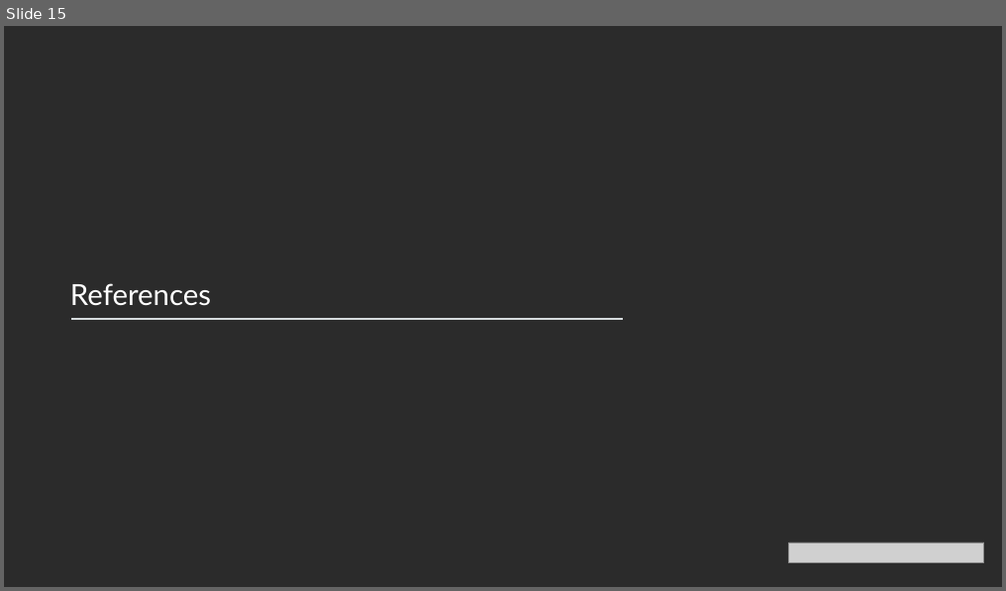
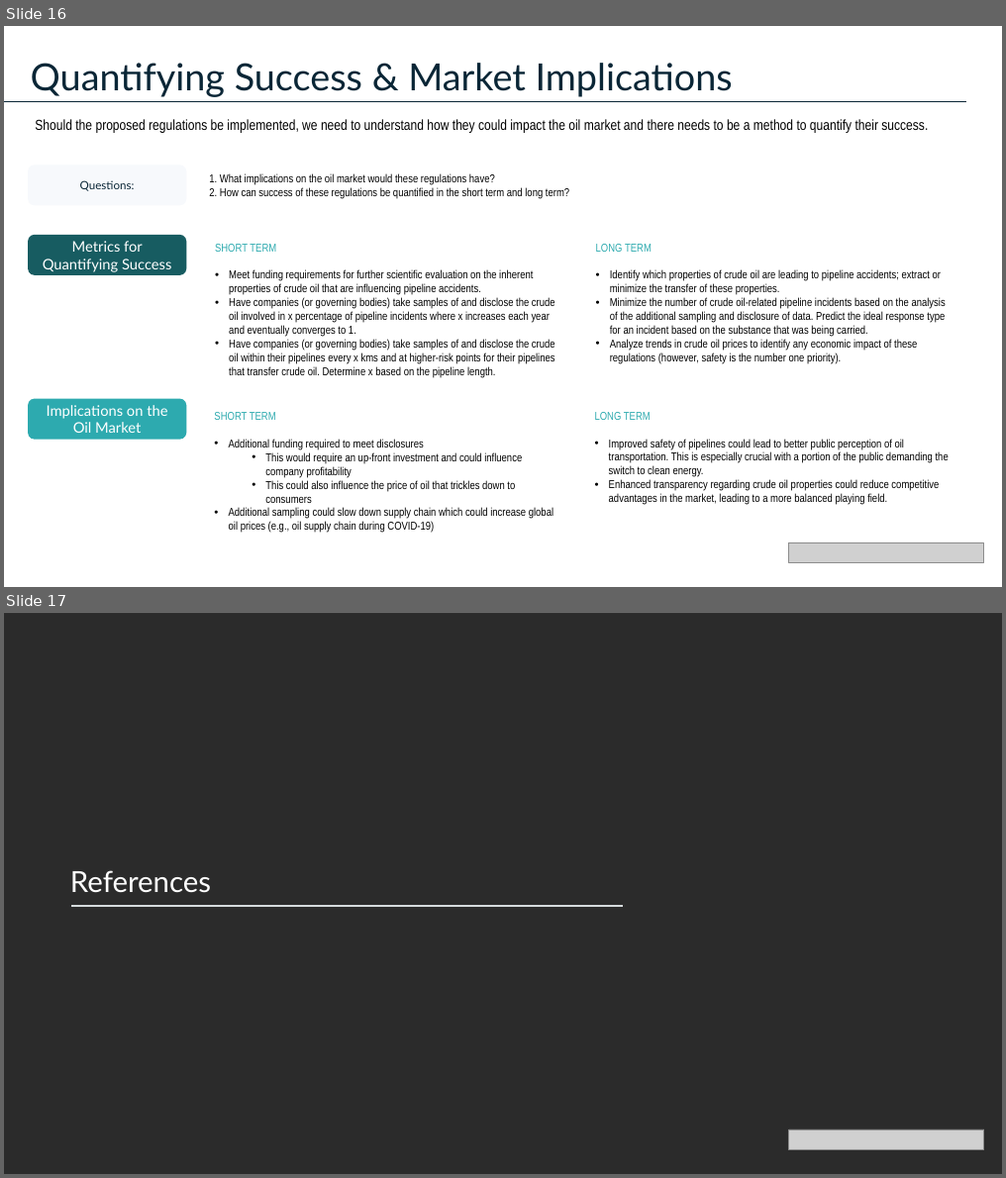
Before and after one commit to cameronmackinnon/crude_oil_accidents, a slide deck: presentations/Pipeline Accidents Presentation v0.pptx. Shown one above the other, each under a label of ours: slide 15 before the commit, slides 16 and 17 after it. The pictures are 1006x591 and 1006x1178 pixels, drawn with LibreOffice and Linux fonts; fonts in the diff are those of the drawing; grey boxes stand for pictures; background and template pictures are left out; a plain dark background stands for a picture behind light text. Boxes give left, top, right and bottom in pixels: in the first picture for what was removed or moved away, otherwise in the second. Text is boxed around its words. In the diff, an @@ line names an element or a change of style, - is before the commit and + after.

```diff
--- a/presentations/Pipeline Accidents Presentation v0.pptx
+++ b/presentations/Pipeline Accidents Presentation v0.pptx
@@ slide 16 added at (4, 26, 1002, 587), background #FFFFFF @@
@@ text added at (31, 63, 733, 97), 36 pt, text #0A2636 @@
+Quantifying Success & Market Implications
@@ line added from (4, 101) to (966, 101), #0A2636 1 pt @@
@@ text added at (35, 119, 928, 133), 14 pt, text #000000 @@
+Should the proposed regulations be implemented, we need to understand how they could impact the oil market and there needs to be a method to quantify their success.
@@ rounded rectangle added at (28, 166, 187, 205), fill #F7F9FC, 11 pt, text #0A2636 @@
+Questions:
@@ text added at (209, 174, 569, 199), 11 pt, text #000000 @@
+1. What implications on the oil market would these regulations have?
+2. How can success of these regulations be quantified in the short term and long term?
@@ rounded rectangle added at (28, 235, 187, 275), fill #175C61, 14 pt, text #FFFFFF @@
+Metrics for Quantifying Success
@@ text added at (215, 244, 555, 377), 11 pt, text #000000 @@
+SHORT TERM
+• Meet funding requirements for further scientific evaluation on the inherent properties of crude oil that are influencing pipeline accidents.
+• Have companies (or governing bodies) take samples of and disclose the crude oil involved in x percentage of pipeline incidents where x increases each year and eventually converges to 1.
+• Have companies (or governing bodies) take samples of and disclose the crude oil within their pipelines every x kms and at higher-risk points for their pipelines that transfer crude oil. Determine x based on the pipeline length.
@@ text added at (596, 244, 945, 365), 11 pt, text #000000 @@
+LONG TERM
+• Identify which properties of crude oil are leading to pipeline accidents; extract or minimize the transfer of these properties.
+• Minimize the number of crude oil-related pipeline incidents based on the analysis of the additional sampling and disclosure of data. Predict the ideal response type for an incident based on the substance that was being carried.
+• Analyze trends in crude oil prices to identify any economic impact of these regulations (however, safety is the number one priority).
@@ rounded rectangle added at (28, 399, 187, 439), fill #2DAAAF, 14 pt, text #FFFFFF @@
+Implications on the Oil Market
@@ text added at (214, 412, 553, 533), 11 pt, text #000000 @@
+SHORT TERM
+• Additional funding required to meet disclosures
+  • This would require an up-front investment and could influence company profitability
+  • This could also influence the price of oil that trickles down to consumers
+• Additional sampling could slow down supply chain which could increase global oil prices (e.g., oil supply chain during COVID-19)
@@ text added at (595, 412, 948, 505), 11 pt, text #000000 @@
+LONG TERM
+• Improved safety of pipelines could lead to better public perception of oil transportation. This is especially crucial with a portion of the public demanding the switch to clean energy.
+• Enhanced transparency regarding crude oil properties could reduce competitive advantages in the market, leading to a more balanced playing field.
@@ picture added at (789, 543, 985, 563) @@
@@ what was slide 15 is now slide 17 @@
```
Also in this commit, not shown: 8 slides changed, 4 other slides added, 3 slides removed, 7 other files.
